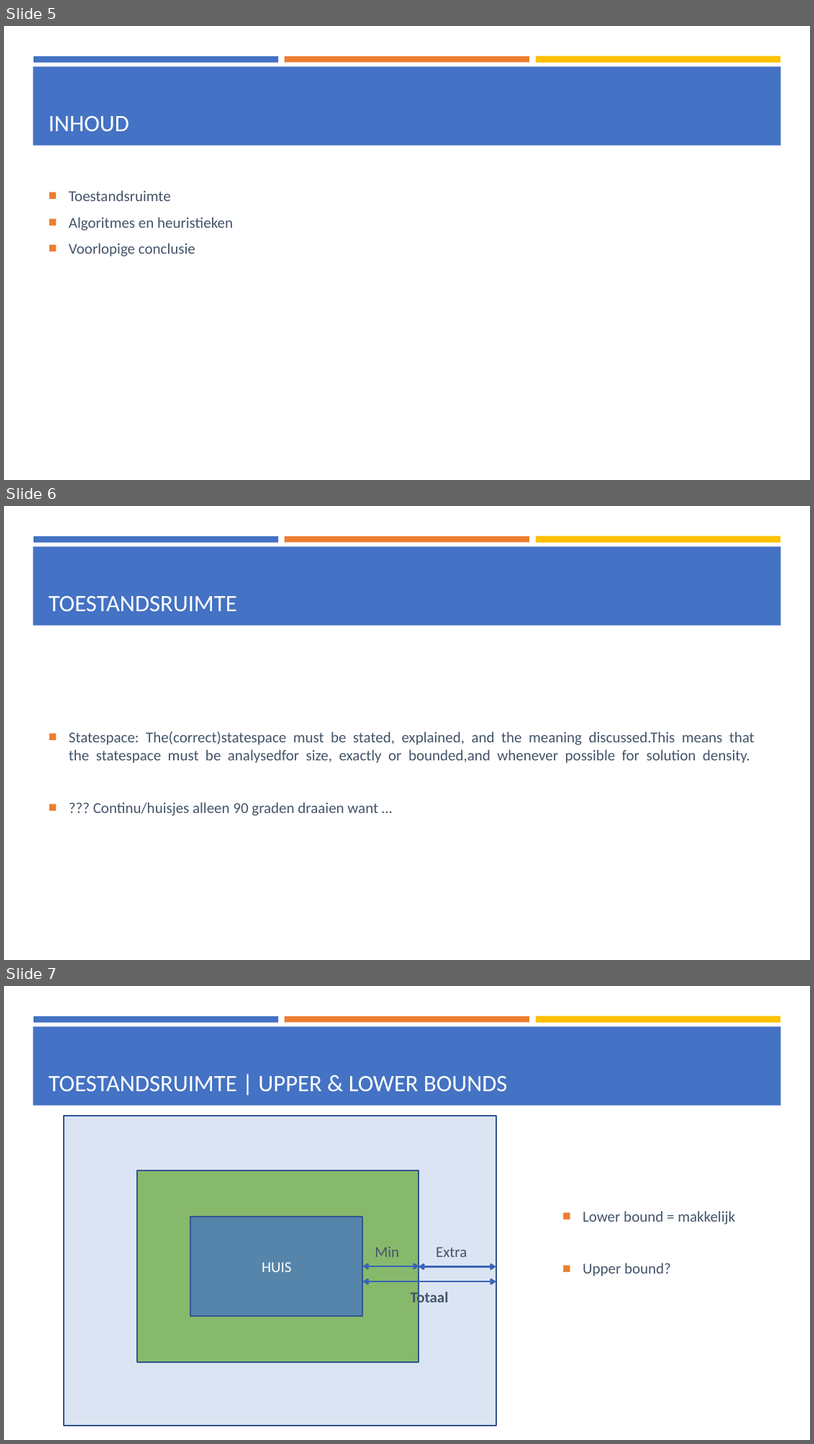
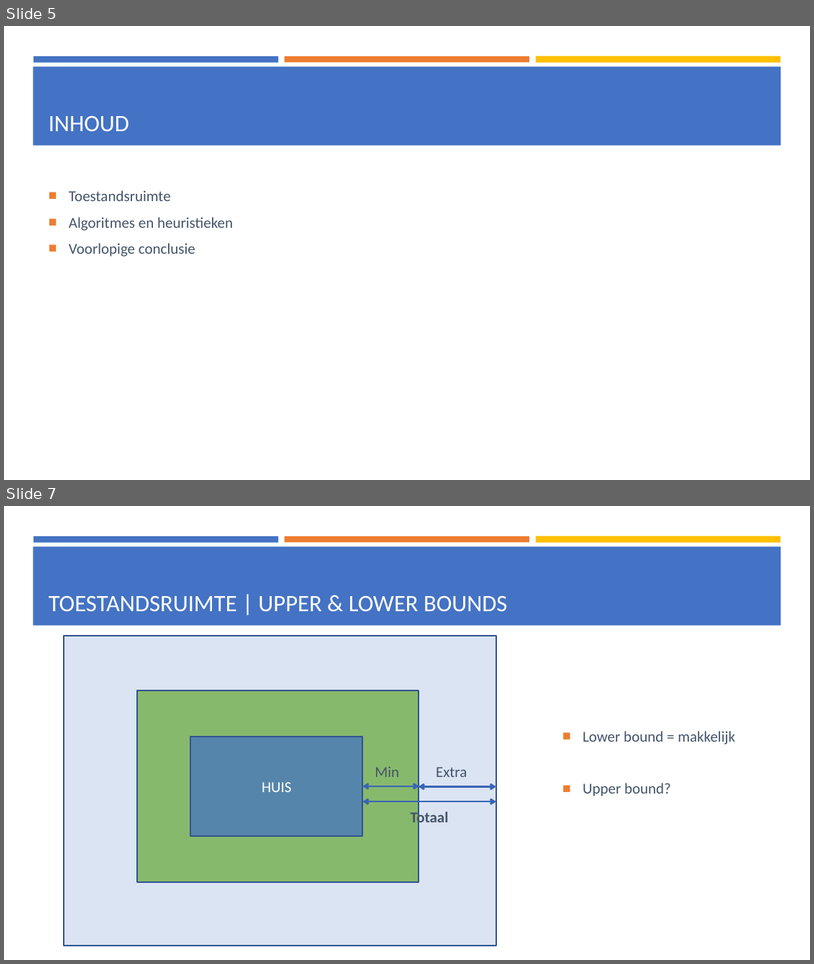
Before and after one commit to rmleushuis/Heurestieken, a slide deck: others/Presentatie 2, 18-5-2018.pptx. Shown one above the other, each under a label of ours: slides 5, 6 and 7 before the commit, slides 5 and 7 after it; the slides between them are not shown. The pictures are 814x1444 and 814x964 pixels, drawn with LibreOffice and Linux fonts; fonts in the diff are those of the drawing. Boxes give left, top, right and bottom in pixels: in the first picture for what was removed or moved away, otherwise in the second. Text is boxed around its words. In the diff, an @@ line names an element or a change of style, - is before the commit and + after.

```diff
--- a/others/Presentatie 2, 18-5-2018.pptx
+++ b/others/Presentatie 2, 18-5-2018.pptx
@@ slide 6 removed at (4, 506, 810, 960), background #FFFFFF; not listed: 4 template elements that a slide beside it also shows @@
@@ title removed at (49, 596, 237, 611) @@
-TOESTANDSRUIMTE
@@ text removed at (69, 731, 755, 816) @@
-■ Statespace: The(correct)statespace must be stated, explained, and the meaning discussed.This means that the statespace must be analysedfor size, exactly or bounded,and whenever possible for solution density.
-■ ??? Continu/huisjes alleen 90 graden draaien want …
```
Also in this commit, not shown: 6 slides changed, 5 slides added, 3 other slides removed.
